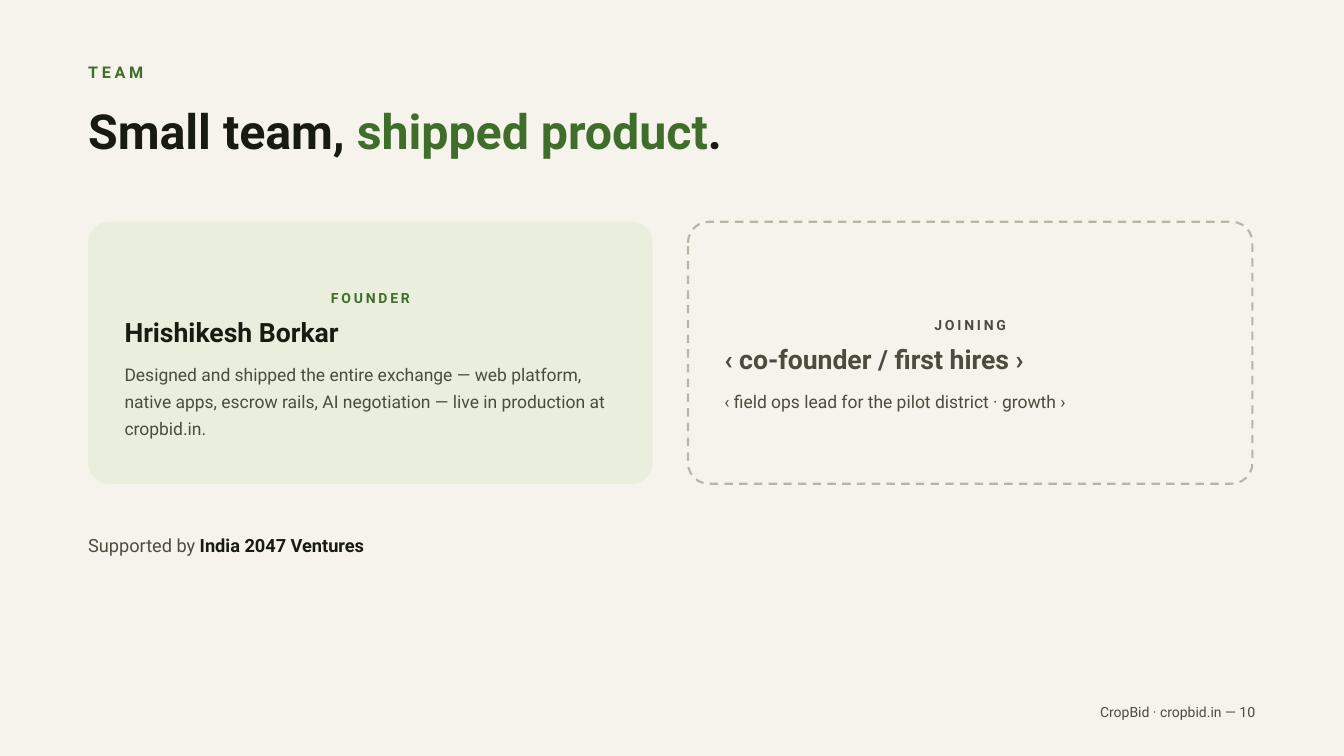
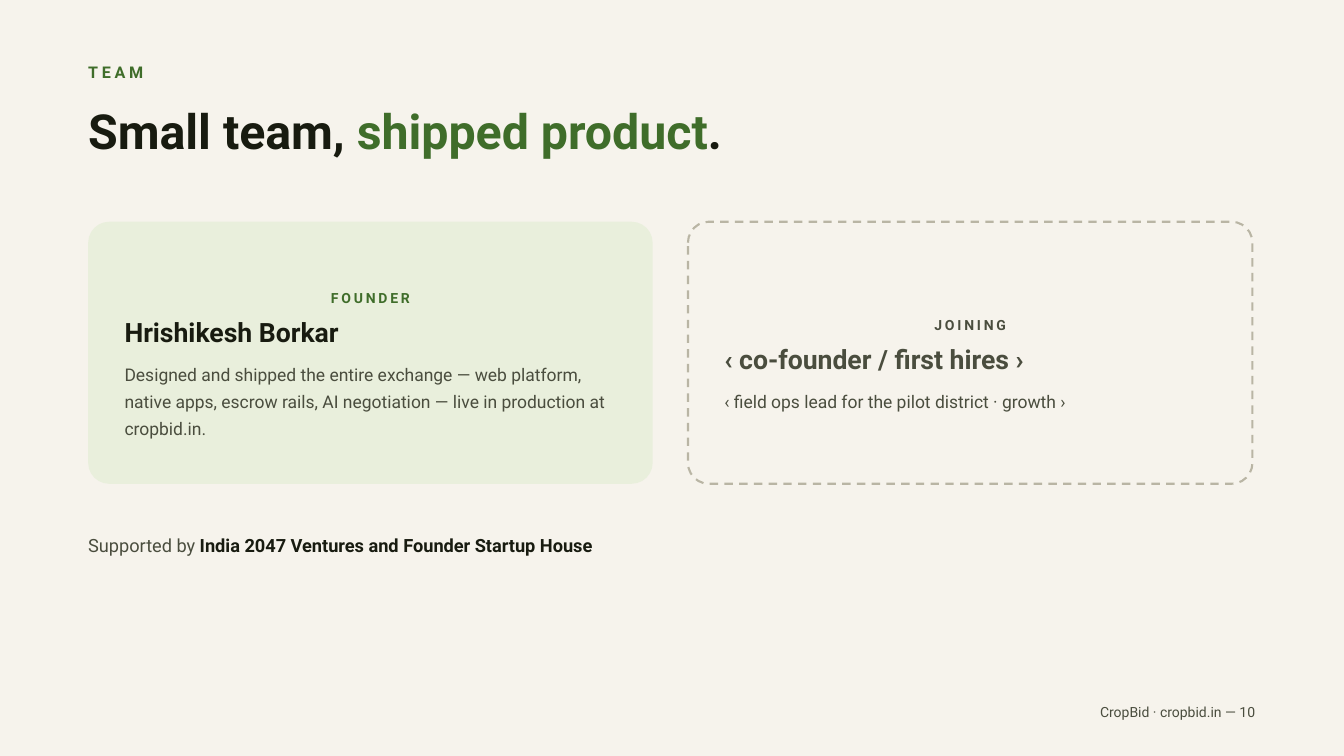
Before and after one commit to Hrishi75/CropBid, a slide deck: slide 10 of CropBid-Pitch-Deck.pptx. Drawn at 1344x756 pixels with LibreOffice and Linux fonts; fonts in the diff are those of the drawing. Boxes give left, top, right and bottom in pixels: in the first picture for what was removed or moved away, otherwise in the second. Text is boxed around its words. In the diff, an @@ line names an element or a change of style, - is before the commit and + after.

```diff
--- a/CropBid-Pitch-Deck.pptx
+++ b/CropBid-Pitch-Deck.pptx
@@ text at (x1=88, y1=538, x2=592, y2=556): text changed @@
-Supported by India 2047 Ventures
+Supported by India 2047 Ventures and Founder Startup House
```
Also in this commit, not shown: 5 other slides changed, 3 other files.
